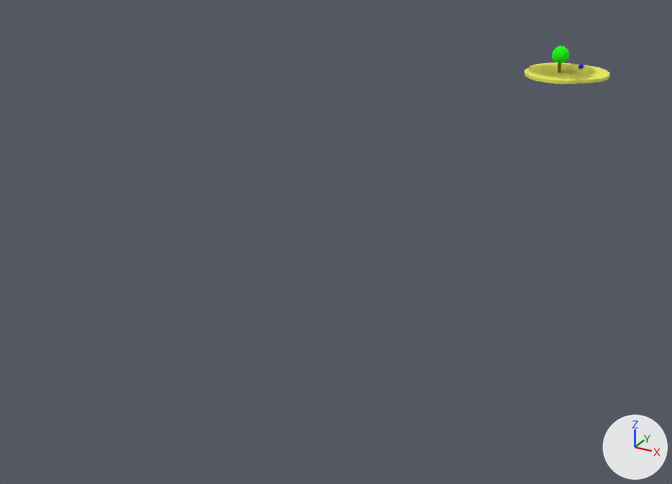
The glTF model island.glb: old version first, new version second.
Camera for both pictures: a camera (50 mm lens) standing at (74.0, -273.0, 66.0) and looking at (-13.0, -115.0, -13.0). Arrows for +X, +Y and +Z are at lower right; the lights stay in place. The first picture is the older version. Where no turn or scale is listed for an object, it has been applied to the vertices.
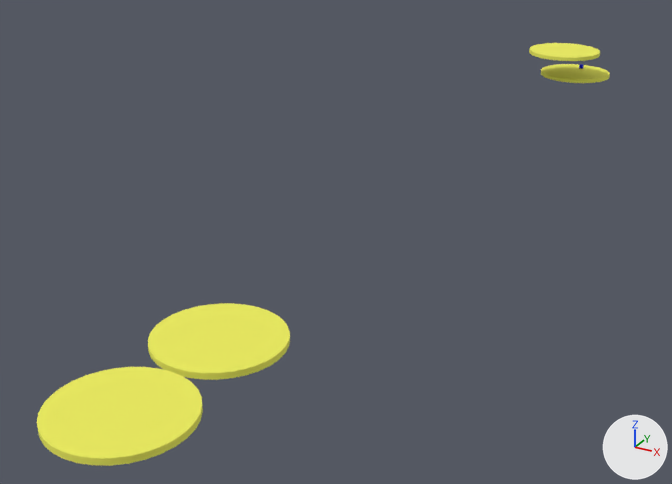
Edits to the bpy script that builds the scene:
```text
Remove ob_sphere:
    ob_sphere = bpy.data.objects.new('Sphere', me_mesh_1)
    ob_sphere.location = (0.0, 0.0, 6.0)
Change ob_cylinder_3:
    ob_cylinder_3: bpy.data.objects.new('Cylinder_3', me_mesh_2) -> bpy.data.objects.new('Cylinder_3', me_mesh_3)
    ob_cylinder_3.location: (0.0, 0.0, 2.8) -> (4.0, -179.1, 0.2)
    ob_cylinder_3.scale: (0.5, 0.5, 5.0) -> (10.0, 10.0, 1.0)
Change ob_cylinder_1:
    ob_cylinder_1.location: (0.0, 3.3, 0.2) -> (4.0, -200.0, 0.2)
Change ob_cylinder:
    ob_cylinder.location: (0.0, 0.0, 0.2) -> (2.2, -4.6, 8.0)
```

What differs and where, as boxes [x1, y1, x2, y2] in the pictures (672 x 484 px):
'Cylinder_1', moved: before [528, 63, 596, 78]; after [37, 367, 203, 466]
'Cylinder_3', reshaped, moved, rescaled (mostly hidden before): before [557, 63, 561, 73]; after [148, 303, 290, 380]
'Cylinder', moved: before [525, 65, 593, 84]; after [529, 43, 600, 61]
'Sphere', deleted: before [552, 46, 569, 63]
